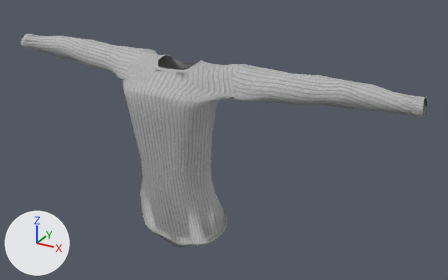
An edit to the glTF model assets/source/characters/parts/cloth_m_thin/toigo_fisherman_sweater.glb, drawn before and after from the same camera.
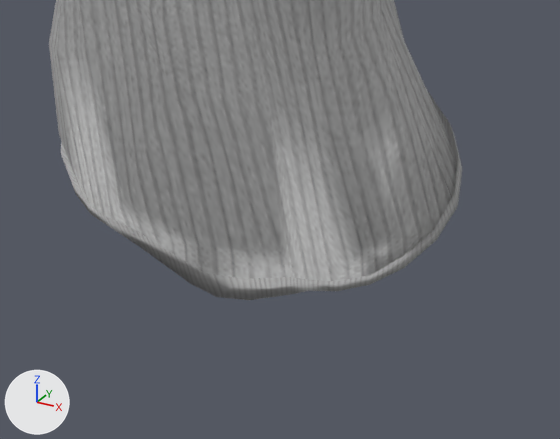
The first picture shows the older version from a 50 mm camera at (1.008, -1.566, 2.034) aimed at (0.111, 0.066, 1.218). The close-ups show the older and then the newer version on the part from 29% to 55% of the width and 66% to 99% of the height of that picture. Only the edits that show in the close-ups are written down. The lights are fixed; the arrows at lower left show +X, +Y and +Z. Objects named as collision shapes, trigger or cutter boxes, shadow casters or lower levels of detail are left out.

In view in the first close-up: 'toigo_fisherman_sweater'.
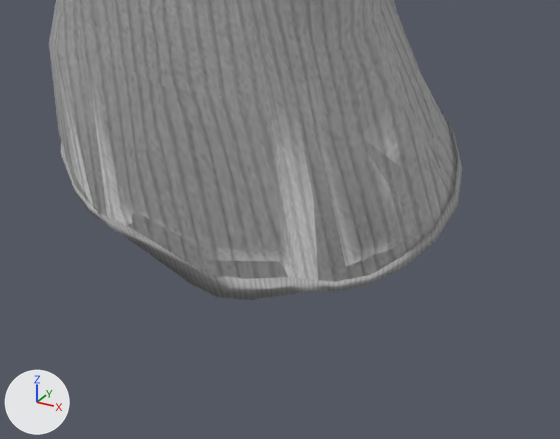
Scene script edits in JSON lines:
```json
{"op": "add", "block": "me_cloth_lod1_002", "code": ["me_cloth_lod1_002 = bpy.data.meshes.new('cloth_lod1.002')", "me_cloth_lod1_002.from_pydata(...)  # 407 vertices, 749 faces; spans x -0.729..0.729, y -0.165..0.131, z 0.855..1.497", "me_cloth_lod1_002.materials.append(mat_cloth_toigo_fisherman_sweater)  # picture img_cloth__toigo_fisherman_sweater_neutral"]}
{"op": "add", "block": "ob_cloth_lod1", "code": ["ob_cloth_lod1 = bpy.data.objects.new('cloth_lod1', me_cloth_lod1_002)", "ob_cloth_lod1.location = (0.0, 0.0, 0.0)"]}
```

Location of each change, (x1, y1, x2, y2) in pixels of the close-ups (560 x 439 px):
```json
{"object": "cloth_lod1", "change": "added", "after": [58, 0, 457, 282]}
```
